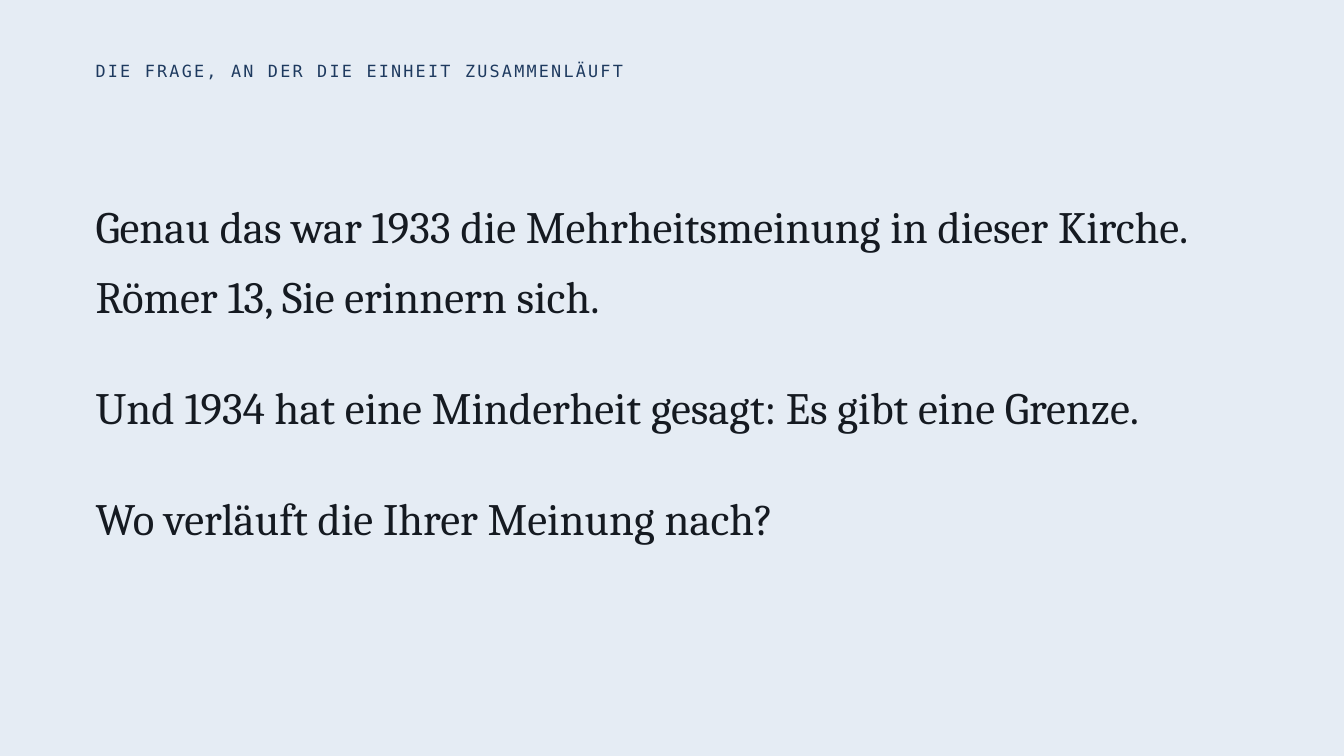
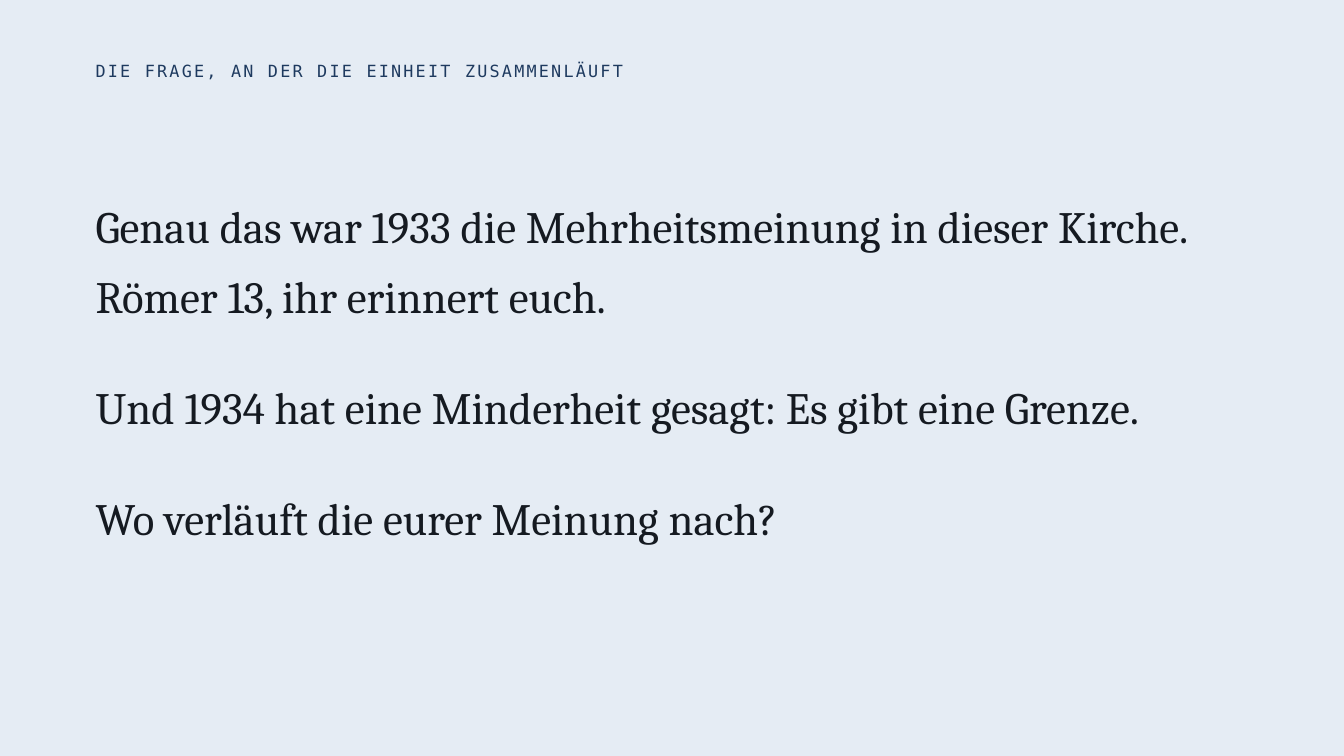
Before and after one commit to markuseckstein/teach, a slide deck: slide 54 of reli-kirche-und-staat/praesentation/Kirche-und-Staat-Beamer.pptx. Drawn at 1344x756 pixels with LibreOffice and Linux fonts; fonts in the diff are those of the drawing. Boxes give left, top, right and bottom in pixels: in the first picture for what was removed or moved away, otherwise in the second. Text is boxed around its words. In the diff, an @@ line names an element or a change of style, - is before the commit and + after.

```diff
--- a/reli-kirche-und-staat/praesentation/Kirche-und-Staat-Beamer.pptx
+++ b/reli-kirche-und-staat/praesentation/Kirche-und-Staat-Beamer.pptx
@@ text at bbox=[96, 212, 1188, 319]: text changed @@
-Genau das war 1933 die Mehrheitsmeinung in dieser Kirche. Römer 13, Sie erinnern sich.
+Genau das war 1933 die Mehrheitsmeinung in dieser Kirche. Römer 13, ihr erinnert euch.
@@ text at bbox=[96, 503, 778, 545]: text changed @@
-Wo verläuft die Ihrer Meinung nach?
+Wo verläuft die eurer Meinung nach?
```
Also in this commit, not shown: 9 other slides changed, 22 other files.
